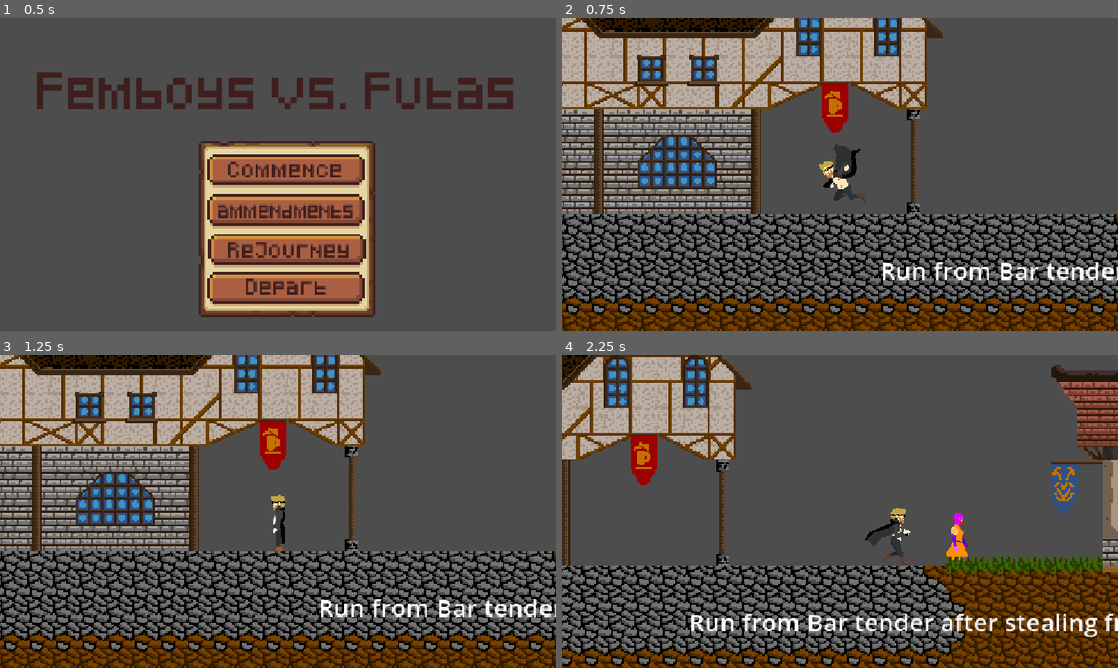
Above: before the commit, frames 1-4 (two rows, left to right).
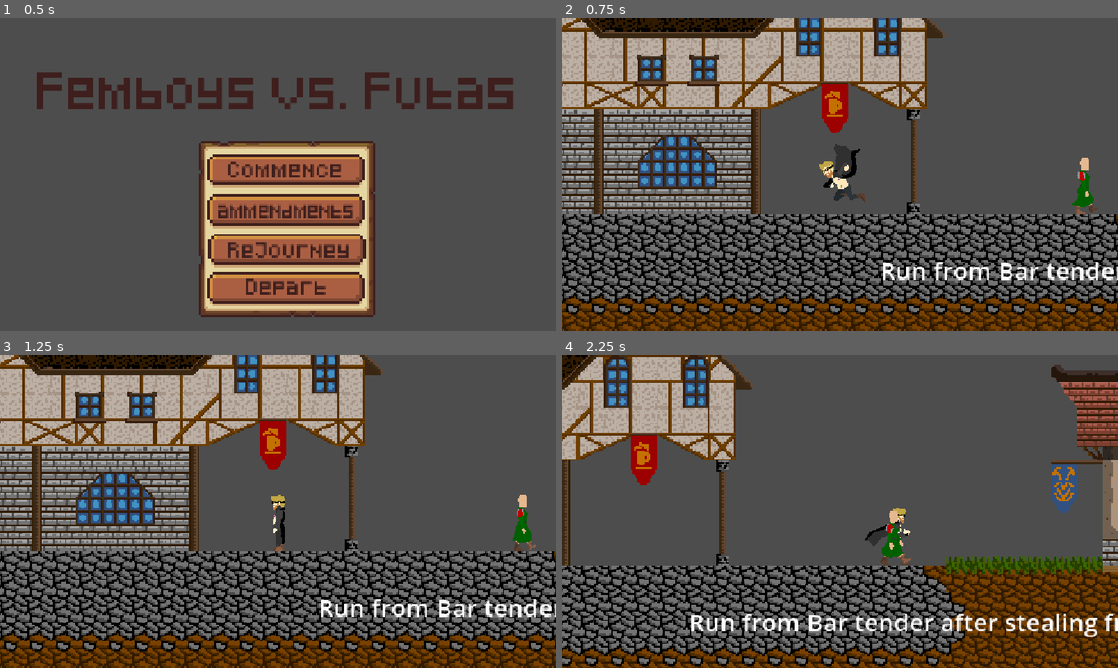
Above: after the commit, the same moments.

Repository: Cafle/craftpix-gamejam
Game: Godot game, scene res://Scenes/UI/Title.tscn
Two runs of this game, one before a commit and one after it. Both use one fixed random seed, a clock stepped at 60 frames per second and the inputs below.
Inputs:
- Up to frame 1 (0.5 s): no input
- Up to frame 2 (0.75 s): click "ReJourney" at 0.5 s
- Up to frame 3 (1.25 s): no input
- Up to frame 4 (2.25 s): hold Right (ui_right) from 1.28 s (still down); tap Up (ui_up) at 1.52 s

Frame 1 is identical in both runs. In frame 2, 0.4% of the frame differs, in the area x 91-97%, y 44-63%; in frame 3, 0.4%; in frame 4, 0.7%, in the area x 57-73%, y 49-68%.

Commit message:
NPC part 2

Diff:
--- a/Assets/SFX/NPC_shader.gdshader
+++ b/Assets/SFX/NPC_shader.gdshader
@@ -1,19 +1,33 @@
 shader_type canvas_item;
 
-const int MAX_COLORS = 8;
+uniform vec3 skin : source_color = vec3(0.9, 0.72, 0.56);
+uniform vec3 dark_skin : source_color = vec3(0.88, 0.7, 0.54);
+uniform vec3 shirt : source_color = vec3(0.2, 0.4, 0.7);
+uniform vec3 shirt_light : source_color = vec3(0.3, 0.5, 0.8);
+uniform vec3 shirt_dark : source_color = vec3(0.1, 0.3, 0.6);
+uniform vec3 leg : source_color = vec3(0.88, 0.7, 0.54);
+uniform vec3 leg_dark : source_color = vec3(0.8, 0.62, 0.46);
+uniform vec3 ruffle1 : source_color = vec3(0.8, 0.62, 0.46);
+uniform vec3 ruffle2 : source_color = vec3(0.8, 0.62, 0.46);
+uniform vec3 ruffle_dark : source_color = vec3(0.8, 0.62, 0.46);
+uniform vec3 hair : source_color = vec3(0.35, 0.18, 0.08);
 
-uniform vec3 key_colors[MAX_COLORS] : source_color;
-uniform vec3 new_colors[MAX_COLORS] : source_color;
-uniform int active_count = 0;
-uniform float tolerance : hint_range(0.0, 0.5) = 0.05;
+uniform float tolerance : hint_range(0.0, 0.3) = 0.08;
 
 void fragment() {
     vec4 tex = texture(TEXTURE, UV);
-    for (int i = 0; i < active_count; i++) {
-        if (distance(tex.rgb, key_colors[i]) < tolerance) {
-            tex.rgb = new_colors[i];
-            break;
-        }
-    }
+
+    if      (distance(tex.rgb, vec3(1.0, 0.0, 1.0)) < tolerance) tex.rgb = hair;
+    else if (distance(tex.rgb, vec3(0.0, 1.0, 0.0)) < tolerance) tex.rgb = shirt_light;
+    else if (distance(tex.rgb, vec3(1.0, 0.0, 0.0)) < tolerance) tex.rgb = skin;
+	else if (distance(tex.rgb, vec3(0.6, 0.0, 0.0)) < tolerance) tex.rgb = skin;
+    else if (distance(tex.rgb, vec3(0.0, 0.0, 1.0)) < tolerance) tex.rgb = shirt;
+    else if (distance(tex.rgb, vec3(1.0, 1.0, 0.0)) < tolerance) tex.rgb = shirt_dark;
+	else if (distance(tex.rgb, vec3(0.0, 0.0, 0.36)) < tolerance) tex.rgb = ruffle1;
+	else if (distance(tex.rgb, vec3(0.0, 0.0, 0.57)) < tolerance) tex.rgb = ruffle2;
+	else if (distance(tex.rgb, vec3(0.0, 0.0, 0.0)) < tolerance) tex.rgb = ruffle_dark;
+    else if (distance(tex.rgb, vec3(0.0, 0.10, 1.0)) < tolerance) tex.rgb = leg;
+    else if (distance(tex.rgb, vec3(0.0, 0.07, 0.7)) < tolerance) tex.rgb = leg_dark;
+
     COLOR = tex;
 }
--- a/Scenes/Level/1.tscn
+++ b/Scenes/Level/1.tscn
@@ -3284,10 +3284,62 @@
 
 [sub_resource type="ShaderMaterial" id="ShaderMaterial_jnyrv"]
 shader = ExtResource("10_hs1xu")
-shader_parameter/key_colors = PackedColorArray(0, 0, 0, 1, 0, 0, 0, 1, 0, 0, 0, 1, 0, 0, 0, 1, 0, 0, 0, 1, 0, 0, 0, 1, 0, 0, 0, 1, 0, 0, 0, 1)
-shader_parameter/new_colors = PackedColorArray(0, 0, 0, 1, 0, 0, 0, 1, 0, 0, 0, 1, 0, 0, 0, 1, 0, 0, 0, 1, 0, 0, 0, 1, 0, 0, 0, 1, 0, 0, 0, 1)
-shader_parameter/active_count = 0
+shader_parameter/skin = Color(0.9, 0.72, 0.56, 1)
+shader_parameter/dark_skin = Color(0.88, 0.7, 0.54, 1)
+shader_parameter/shirt = Color(0.2, 0.4, 0.7, 1)
+shader_parameter/shirt_light = Color(0.3, 0.55, 0.85, 1)
+shader_parameter/shirt_dark = Color(0.1, 0.25, 0.5, 1)
+shader_parameter/leg = Color(0.3, 0.3, 0.35, 1)
+shader_parameter/leg_dark = Color(0.18, 0.18, 0.22, 1)
+shader_parameter/ruffle1 = Color(0.8, 0.62, 0.46, 1)
+shader_parameter/ruffle2 = Color(0.8, 0.62, 0.46, 1)
+shader_parameter/ruffle_dark = Color(0.8, 0.62, 0.46, 1)
+shader_parameter/hair = Color(0.35, 0.18, 0.08, 1)
 shader_parameter/tolerance = 0.05
+
+[sub_resource type="AtlasTexture" id="AtlasTexture_lemox"]
+atlas = ExtResource("10_arfpa")
+region = Rect2(0, 128, 128, 128)
+
+[sub_resource type="AtlasTexture" id="AtlasTexture_c5bku"]
+atlas = ExtResource("10_arfpa")
+region = Rect2(128, 128, 128, 128)
+
+[sub_resource type="AtlasTexture" id="AtlasTexture_74hir"]
+atlas = ExtResource("10_arfpa")
+region = Rect2(256, 128, 128, 128)
+
+[sub_resource type="AtlasTexture" id="AtlasTexture_r767o"]
+atlas = ExtResource("10_arfpa")
+region = Rect2(384, 128, 128, 128)
+
+[sub_resource type="AtlasTexture" id="AtlasTexture_xly03"]
+atlas = ExtResource("10_arfpa")
+region = Rect2(512, 128, 128, 128)
+
+[sub_resource type="AtlasTexture" id="AtlasTexture_drgv3"]
+atlas = ExtResource("10_arfpa")
+region = Rect2(640, 128, 128, 128)
+
+[sub_resource type="AtlasTexture" id="AtlasTexture_63ef1"]
+atlas = ExtResource("10_arfpa")
+region = Rect2(768, 128, 128, 128)
+
+[sub_resource type="AtlasTexture" id="AtlasTexture_rn61k"]
+atlas = ExtResource("10_arfpa")
+region = Rect2(896, 128, 128, 128)
+
+[sub_resource type="AtlasTexture" id="AtlasTexture_givet"]
+atlas = ExtResource("10_arfpa")
+region = Rect2(1024, 128, 128, 128)
+
+[sub_resource type="AtlasTexture" id="AtlasTexture_e51ej"]
+atlas = ExtResource("10_arfpa")
+region = Rect2(1152, 128, 128, 128)
+
+[sub_resource type="AtlasTexture" id="AtlasTexture_7jprb"]
+atlas = ExtResource("10_arfpa")
+region = Rect2(1280, 128, 128, 128)
 
 [sub_resource type="AtlasTexture" id="AtlasTexture_jnyrv"]
 atlas = ExtResource("10_arfpa")
@@ -3335,6 +3387,44 @@
 
 [sub_resource type="SpriteFrames" id="SpriteFrames_0qxnb"]
 animations = [{
+"frames": [{
+"duration": 1.0,
+"texture": SubResource("AtlasTexture_lemox")
+}, {
+"duration": 1.0,
+"texture": SubResource("AtlasTexture_c5bku")
+}, {
+"duration": 1.0,
+"texture": SubResource("AtlasTexture_74hir")
+}, {
+"duration": 1.0,
+"texture": SubResource("AtlasTexture_r767o")
+}, {
+"duration": 1.0,
+"texture": SubResource("AtlasTexture_xly03")
+}, {
+"duration": 1.0,
+"texture": SubResource("AtlasTexture_drgv3")
+}, {
+"duration": 1.0,
+"texture": SubResource("AtlasTexture_63ef1")
+}, {
+"duration": 1.0,
+"texture": SubResource("AtlasTexture_rn61k")
+}, {
+"duration": 1.0,
+"texture": SubResource("AtlasTexture_givet")
+}, {
+"duration": 1.0,
+"texture": SubResource("AtlasTexture_e51ej")
+}, {
+"duration": 1.0,
+"texture": SubResource("AtlasTexture_7jprb")
+}],
+"loop": 1,
+"name": &"Jump",
+"speed": 12.0
+}, {
 "frames": [{
 "duration": 1.0,
 "texture": SubResource("AtlasTexture_jnyrv")
@@ -3465,11 +3555,14 @@
 
 [node name="AnimatedSprite2D" type="AnimatedSprite2D" parent="." unique_id=1998600070]
 material = SubResource("ShaderMaterial_jnyrv")
-position = Vector2(-1165, 547)
+position = Vector2(-1244, 544)
 sprite_frames = SubResource("SpriteFrames_0qxnb")
 animation = &"walk"
 autoplay = "walk"
-frame_progress = 0.23658419
+frame_progress = 0.58614
 script = ExtResource("11_jnyrv")
-col1 = Color(0.8901961, 0, 1, 1)
-col2 = Color(0.9372549, 0.4117647, 1, 1)
+SkinTone = Color(0.8980392, 0.72156864, 0.56078434, 1)
+ShirtTone = Color(0, 0.3764706, 0, 1)
+Ruffle1Tone = Color(0.7411765, 0, 0, 1)
+Ruffle2Tone = Color(0.5673677, 0.56736773, 0.56736773, 1)
+LegTone = Color(0.8980392, 0.72156864, 0.56078434, 1)
--- a/Scenes/Level/NPC.gd
+++ b/Scenes/Level/NPC.gd
@@ -1,20 +1,26 @@
 extends AnimatedSprite2D
 
-@export var col1: Color
-@export var col2: Color
-@export var col3: Color
-@export var col4: Color
-@export var col5: Color
-@export var col6: Color
-@export var col7: Color
+@export var SkinTone: Color
+@export var ShirtTone: Color
+@export var Ruffle1Tone: Color
+@export var Ruffle2Tone: Color
+@export var LegTone: Color
 # Called when the node enters the scene tree for the first time.
 func _ready() -> void:
-	pass # Replace with function body.
 
+	#SUPER IMPORTANT TO VARY THE NPC SHADERS
+	material = material.duplicate()
+	material.set_shader_parameter("skin", SkinTone)
+	material.set_shader_parameter("dark_skin", SkinTone.darkened(0.1))
+	material.set_shader_parameter("shirt", ShirtTone)
+	material.set_shader_parameter("shirt_light", ShirtTone.darkened(-0.1))
+	material.set_shader_parameter("shirt_dark", ShirtTone.darkened(0.1))
+	material.set_shader_parameter("leg", SkinTone.darkened(0.1))
+	material.set_shader_parameter("leg_dark", SkinTone.darkened(0.2))
+	material.set_shader_parameter("ruffle1", Ruffle1Tone)
+	material.set_shader_parameter("ruffle2", Ruffle2Tone)
+	material.set_shader_parameter("ruffle_dark", Ruffle1Tone.darkened(0.1))
 
 # Called every frame. 'delta' is the elapsed time since the previous frame.
 func _process(delta: float) -> void:
-	material.set_shader_parameter("key_color", col1)
-	material.set_shader_parameter("skin_color", Color(0.879, 0.715, 0.594, 1.0))
-	material.set_shader_parameter("key_color", col2)
-	material.set_shader_parameter("skin_color", Color(0.879, 0.715, 0.594, 1.0))
+	pass
Binary file changed: Assets/Character/NPCsheet.png
